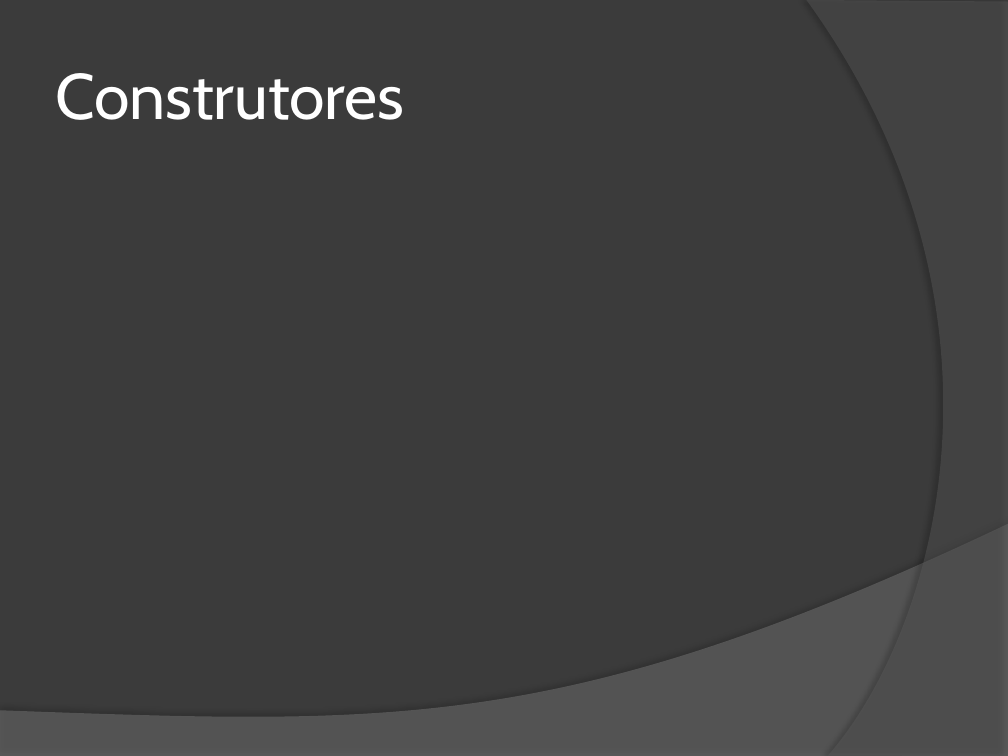
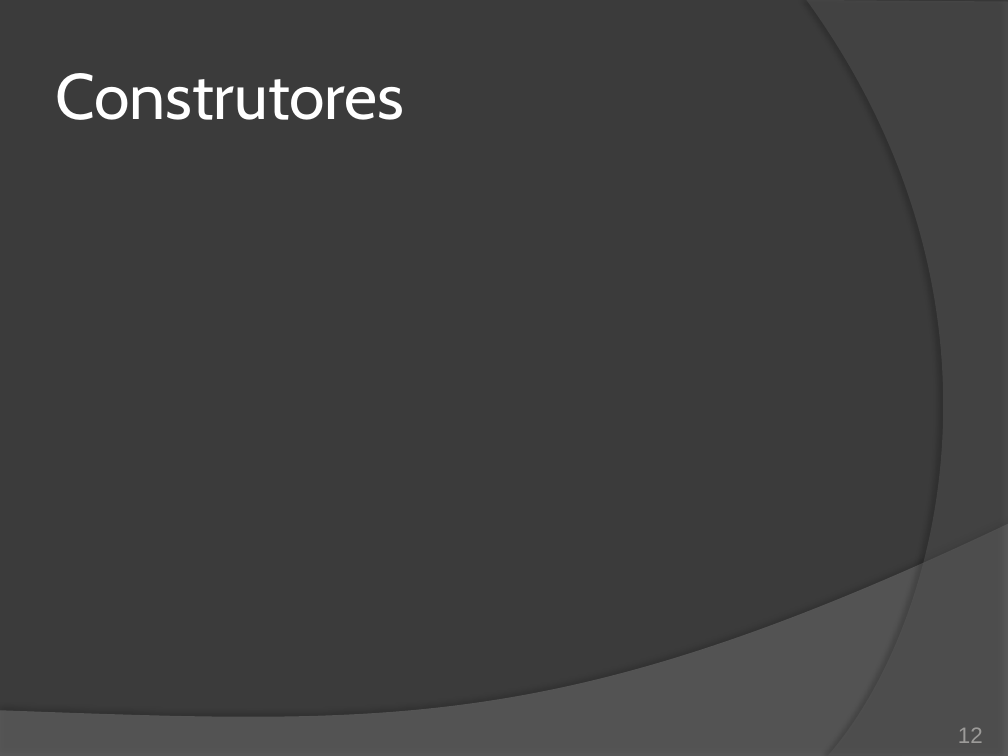
Before and after one commit to duchesqui/slzvieira-training, a slide deck: slide 12 of 2-Java-Programmer-Modulo-II/14.Capitulo08.pptx (slide 7 before the commit). Drawn at 1008x756 pixels with LibreOffice and Linux fonts; fonts in the diff are those of the drawing. Boxes give left, top, right and bottom in pixels: in the first picture for what was removed or moved away, otherwise in the second. Text is boxed around its words. In the diff, an @@ line names an element or a change of style, - is before the commit and + after.

```diff
--- a/2-Java-Programmer-Modulo-II/14.Capitulo08.pptx
+++ b/2-Java-Programmer-Modulo-II/14.Capitulo08.pptx
@@ page number added at [958,727,983,743], 16 pt, text #9D9B9A @@
+12
```
Also in this commit, not shown: 10 other slides changed, 8 slides added, 9 slides removed.
